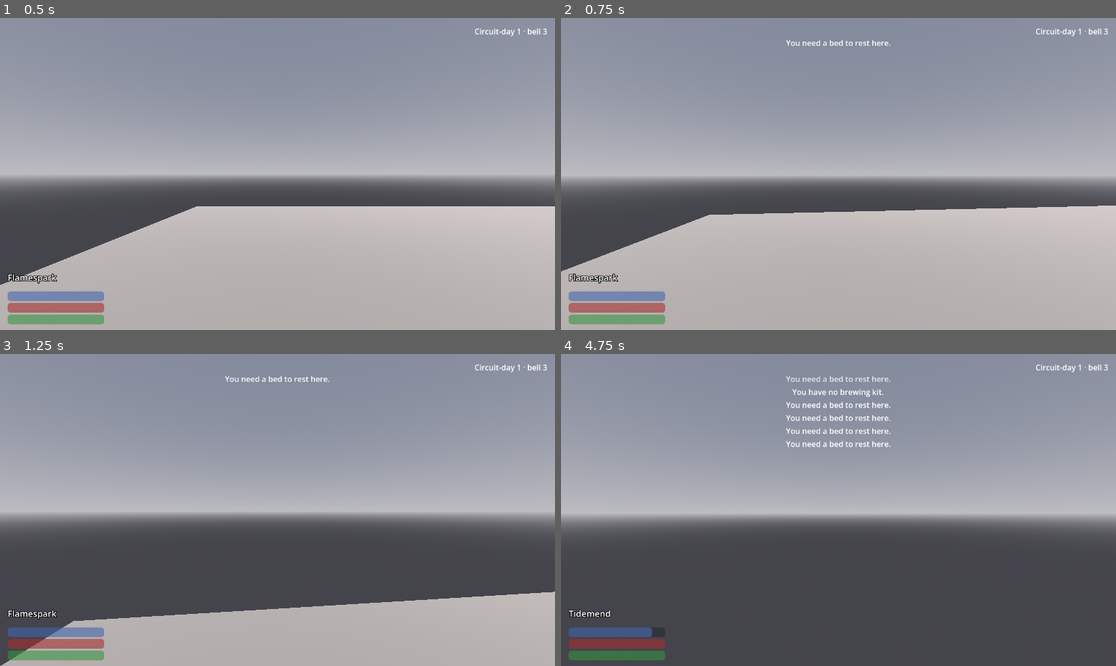
Above: before the commit, frames 1-4 (two rows, left to right).
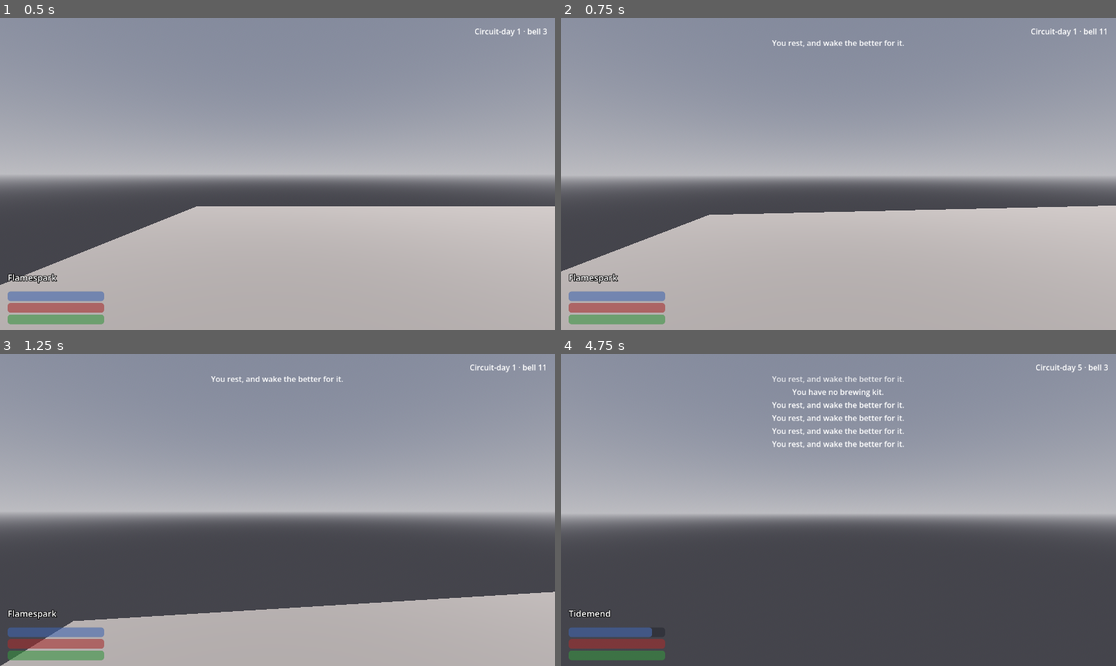
Above: after the commit, the same moments.

Repository: gatorpazz/open-world-game
Game: Godot game, scene res://scenes/world/scar_route.tscn
Two runs of this game, one before a commit and one after it. Both use one fixed random seed, a clock stepped at 60 frames per second and the inputs below. This scene is started directly instead of the project's main scene.
Inputs (mouse positions are in pixels of both pictures, inside the frame that each line leads up to):
- Up to frame 1 (0.5 s): no input
- Up to frame 2 (0.75 s): tap Enter at 0.5 s; move the mouse to (866, 174) at 0.52 s; hold W (move_forward) from 0.53 s (still down); hold T (rest) from 0.53 s (still down); click (866, 174) at 0.67 s
- Up to frame 3 (1.25 s): keep holding W (move_forward); keep holding T (rest); tap Space (jump) at 0.77 s
- Up to frame 4 (4.75 s): keep holding W (move_forward); move the mouse to (810, 510) at 1.27 s; release T (rest) at 1.28 s; click (810, 510) at 1.35 s; tap Space (jump) at 1.52, 2.75, 3.02, 3.77, 4.25, 4.52 s; tap T (rest) every 0.75 s from 1.55 to 4.55 s; move the mouse to (849, 503) at 2.02 s; hold B (brew) 2.03-2.78 s; move the mouse to (832, 516) at 2.77 s; right-click (832, 516) at 2.85 s; click (832, 516) at 2.92 s; tap Enter at 3.5 s; move the mouse to (877, 513) at 3.52 s; hold R (cycle_spell) 3.53-4.28 s; move the mouse to (794, 506) at 4.27 s; tap E (interact) at 4.35 s

Frame 1 is identical in both runs. In frame 2, 0.3% of the frame differs, in the area x 38-99%, y 3-10%; in frame 3, 0.3%; in frame 4, 1.0%, in the area x 38-94%, y 3-31%.

Commit message:
clock: the time lore and a scheduled counter
Spec 020 commit 6 — the canon content behind the clock.

- docs/lore/rules/telling_time.md (draft): how the roofed world tells
  time with no sun — bells within a day (bell-code cast at the Bellworks;
  Suddel's shuttered gate-bell counter) and the nine-day recitation
  circuit. Every claim traces to bellworks/grief_court/reciters/
  undersun_galleries/undervault/suddel/the_taking; the bells-per-day count
  is flagged as a game tunable, not canon; high-sky season stays
  director-open. Inbound [[telling_time]] link added to bible.md's Rules
  of the world (structural reachability link, cited facts only).
- data/npcs/suddel.tres: an NPCSchedule (present bells 2–10, shuttered
  otherwise) encoding his canon "gate-bell hours; between bells the
  counter is shuttered."
- Placement: a RestPoint "Crew Cot" in Lastdoor (the settlement rest
  path); scar_route and drowned_stair tagged wild_rest so the rest key
  works in the open.
- test_npc_defs: schedules must sit within the day's bells.
- world_clock comment: "morning bell" → "a few bells in" (no solar terms
  in a sunless world; canon-keeper note).

Canon-keeper: clean. 626 tests green.

Co-Authored-By: Claude Opus 4.8 (1M context) <noreply@anthropic.com>

Diff:
--- a/data/npcs/suddel.tres
+++ b/data/npcs/suddel.tres
@@ -1,9 +1,16 @@
-[gd_resource type="Resource" script_class="NPCDef" load_steps=2 format=3]
+[gd_resource type="Resource" script_class="NPCDef" load_steps=3 format=3]
 
 [ext_resource type="Script" path="res://scripts/resources/npc_def.gd" id="1"]
+[ext_resource type="Script" path="res://scripts/resources/npc_schedule.gd" id="2"]
+
+[sub_resource type="Resource" id="schedule_gate_bells"]
+script = ExtResource("2")
+present_from_bell = 2
+present_to_bell = 10
 
 [resource]
 script = ExtResource("1")
 id = &"suddel"
 display_name = "Suddel"
 description = "Quartermaster to a licensed salvage crew, keeping the counter inside the Last Gate — pelts bought at posted bounty, stores sold at posted prices, everything entered."
+schedule = SubResource("schedule_gate_bells")
--- a/scenes/world/drowned_stair.tscn
+++ b/scenes/world/drowned_stair.tscn
@@ -61,7 +61,7 @@
 stacks = Array[ExtResource("6_item_stack")]([SubResource("stack_draughts"), SubResource("stack_gem")])
 gold = 0
 
-[node name="DrownedStair" type="Node3D"]
+[node name="DrownedStair" type="Node3D" groups=["wild_rest"]]
 
 [node name="Sun" type="DirectionalLight3D" parent="."]
 transform = Transform3D(0.707107, -0.5, 0.5, 0, 0.707107, 0.707107, -0.707107, -0.5, 0.5, 0, 8, 0)
--- a/scenes/world/lastdoor.tscn
+++ b/scenes/world/lastdoor.tscn
@@ -1,6 +1,7 @@
-[gd_scene load_steps=26 format=3]
+[gd_scene load_steps=27 format=3]
 
 [ext_resource type="PackedScene" path="res://scenes/world/npc.tscn" id="1_npc"]
+[ext_resource type="PackedScene" path="res://scenes/world/rest_point.tscn" id="10_bed"]
 [ext_resource type="PackedScene" path="res://scenes/world/transition_door.tscn" id="2_door"]
 [ext_resource type="Resource" path="res://data/npcs/swift.tres" id="3_swift"]
 [ext_resource type="Resource" path="res://data/npcs/tansy.tres" id="4_tansy"]
@@ -265,3 +266,7 @@
 transform = Transform3D(1, 0, 0, 0, 1, 0, 0, 0, 1, -14, 0, -15.4)
 target_scene = "res://scenes/world/gate_shrine.tscn"
 spawn_point = &"from_exterior"
+
+[node name="Bed" parent="." instance=ExtResource("10_bed")]
+transform = Transform3D(1, 0, 0, 0, 1, 0, 0, 0, 1, 16, 0, 14)
+display_name = "Crew Cot"
--- a/scenes/world/scar_route.tscn
+++ b/scenes/world/scar_route.tscn
@@ -81,7 +81,7 @@
 stacks = Array[ExtResource("8_item_stack")]([SubResource("stack_claymore"), SubResource("stack_cuirass"), SubResource("stack_ore")])
 gold = 0
 
-[node name="ScarRoute" type="Node3D"]
+[node name="ScarRoute" type="Node3D" groups=["wild_rest"]]
 
 [node name="WorldEnvironment" type="WorldEnvironment" parent="."]
 environment = SubResource("env")
--- a/scripts/resources/world_clock.gd
+++ b/scripts/resources/world_clock.gd
@@ -6,7 +6,7 @@
 ## (the NoticeLedger pattern) — held on Game, serialized by SaveCodec. Both
 ## tunables (bells_per_day, circuit_length) come from BalanceConfig.
 
-## New games and migrated saves start on a morning bell of the first circuit-day.
+## New games and migrated saves start a few bells into the first circuit-day.
 const START_BELL := 3.0
 
 @export var day: int = 1
--- a/tests/data/test_npc_defs.gd
+++ b/tests/data/test_npc_defs.gd
@@ -3,6 +3,7 @@
 ## criterion 10).
 
 const DIR := "res://data/npcs"
+const BALANCE_PATH := "res://data/balance/balance_config.tres"
 const EXPECTED_COUNT := 11
 
 var _defs: Array[NPCDef] = []
@@ -35,3 +36,17 @@
 func test_display_names_are_non_empty() -> void:
 	for def: NPCDef in _defs:
 		assert_ne(def.display_name, "", "%s has a display name" % def.id)
+
+
+## A scheduled NPC's present-window (spec 020) must sit within the day's bells;
+## a zero-width window (always present) is allowed. Out-of-range bells would
+## make the NPC vanish forever or never.
+func test_schedules_are_within_the_day() -> void:
+	var config := load(BALANCE_PATH) as BalanceConfig
+	for def: NPCDef in _defs:
+		if def.schedule == null:
+			continue
+		var from := def.schedule.present_from_bell
+		var to := def.schedule.present_to_bell
+		assert_between(from, 0, config.bells_per_day - 1, "%s schedule from-bell in range" % def.id)
+		assert_between(to, 0, config.bells_per_day, "%s schedule to-bell in range" % def.id)
Not shown, changed: docs/lore/bible.md
Not shown, added: docs/lore/rules/telling_time.md
